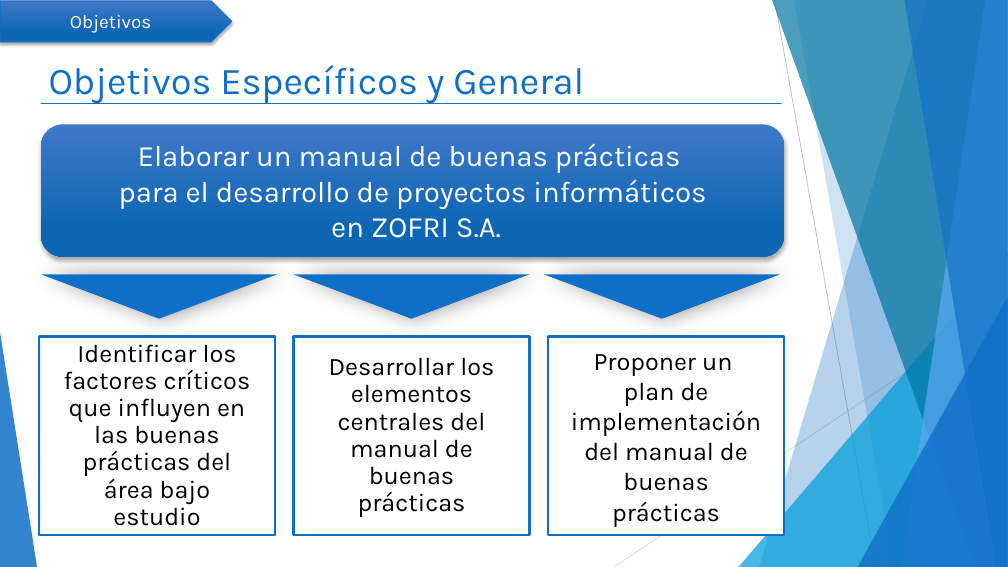
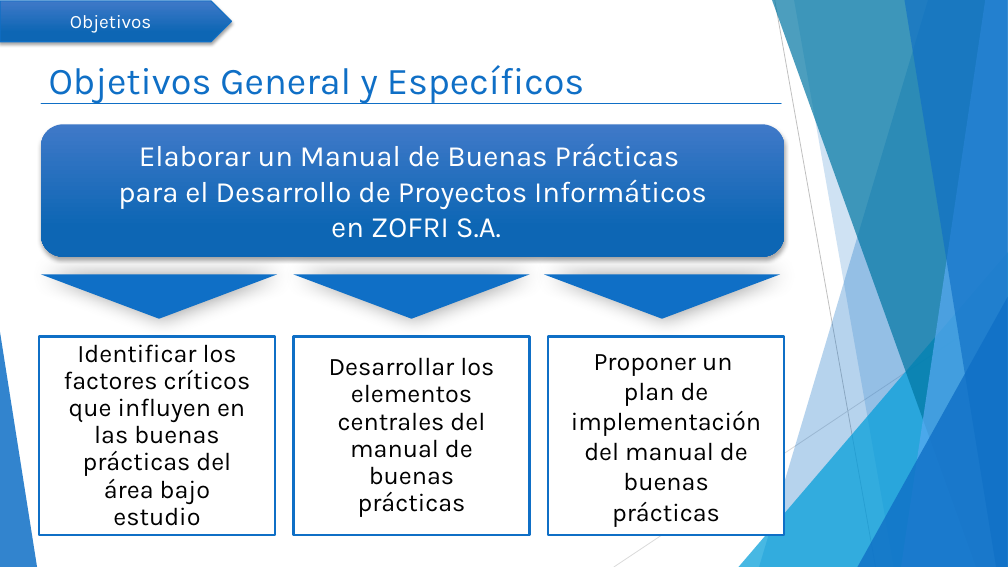
Before and after one commit to mcamara75/tituloUnap, a slide deck: slide 2 of 2018/TT IQQ 2018 Camara y Garay.pptx. Drawn at 1008x567 pixels with LibreOffice and Linux fonts; fonts in the diff are those of the drawing. Boxes give left, top, right and bottom in pixels: in the first picture for what was removed or moved away, otherwise in the second. Text is boxed around its words. In the diff, an @@ line names an element or a change of style, - is before the commit and + after.

```diff
--- a/2018/TT IQQ 2018 Camara y Garay.pptx
+++ b/2018/TT IQQ 2018 Camara y Garay.pptx
@@ title at [49, 65, 584, 104]: text changed @@
-Objetivos Específicos y General
+Objetivos General y Específicos
@@ text in rounded rectangle at [118, 143, 707, 209]: text changed @@
-Elaborar un manual de buenas prácticas
-para el desarrollo de proyectos informáticos
+Elaborar un Manual de Buenas Prácticas
+para el Desarrollo de Proyectos Informáticos
```
Also in this commit, not shown: 11 other slides changed, 1 slide removed.
